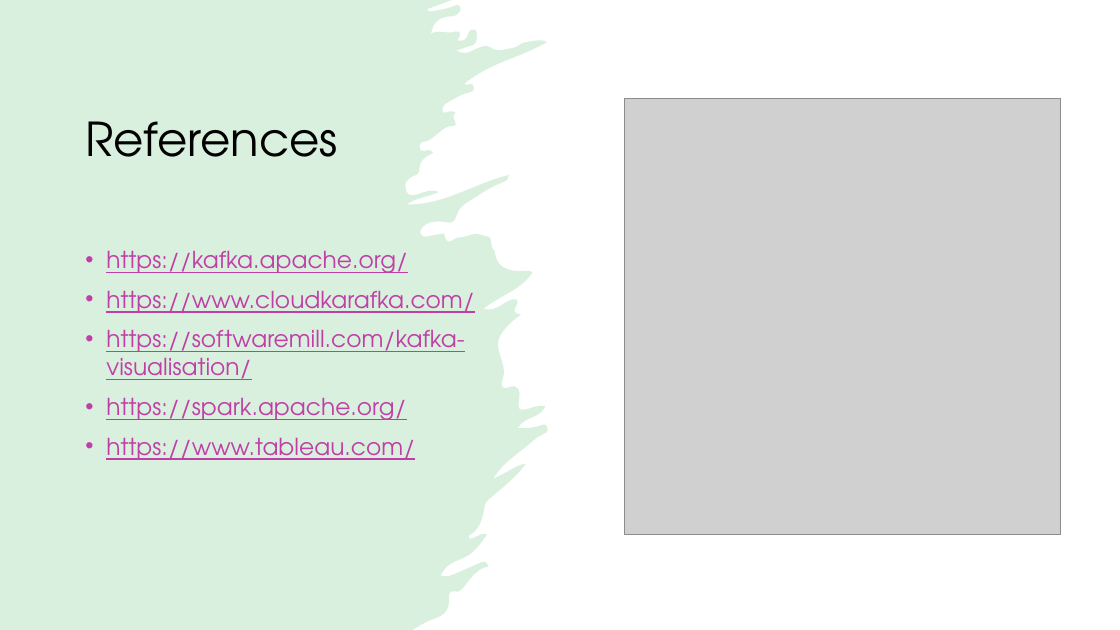
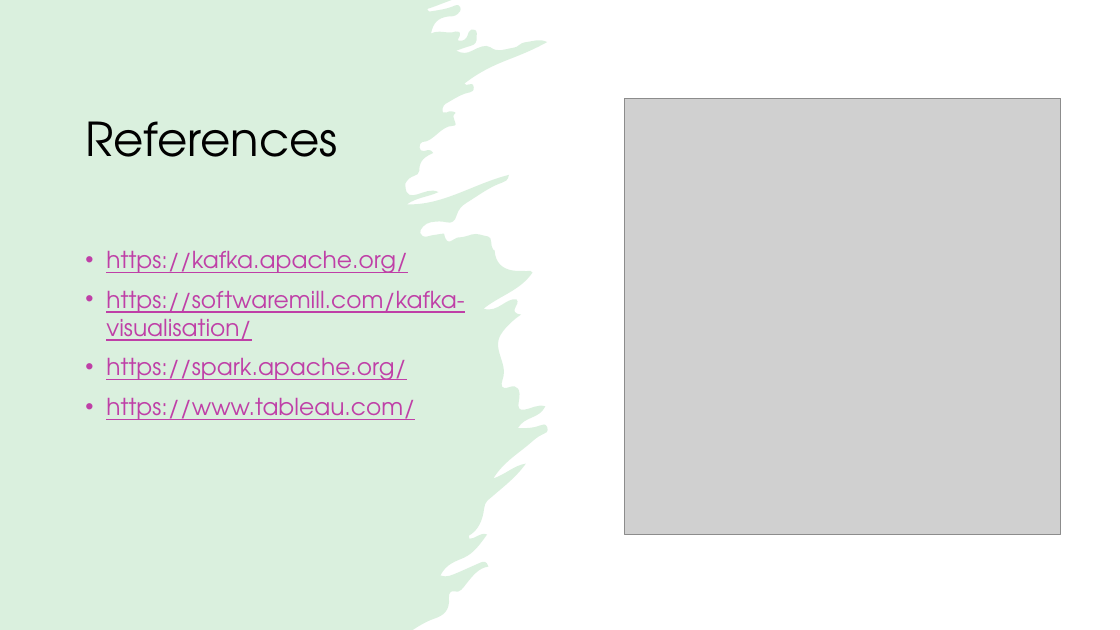
Before and after one commit to Pradyothsp/bd-pipeline, a slide deck: slide 14 of reports/Presentation.pptx (slide 12 before the commit). Drawn at 1120x630 pixels with LibreOffice and Linux fonts; fonts in the diff are those of the drawing; grey boxes stand for pictures. Boxes give left, top, right and bottom in pixels: in the first picture for what was removed or moved away, otherwise in the second. Text is boxed around its words. In the diff, an @@ line names an element or a change of style, - is before the commit and + after.

```diff
--- a/reports/Presentation.pptx
+++ b/reports/Presentation.pptx
@@ text at box(106, 290, 475, 313): paragraph removed @@
-• https://www.cloudkarafka.com/
```
Also in this commit, not shown: 2 other slides changed, 5 slides added, 3 slides removed, 2 other files.
